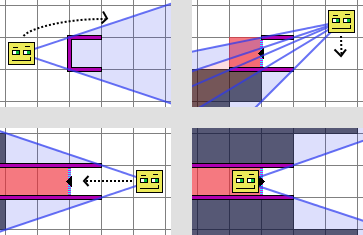
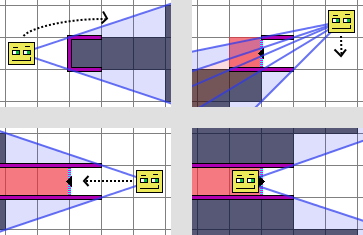
Layers edited between the first and the second 363 x 235 image:
painted on "Ex2 Shadow Tiles" over bbox(72, 5, 171, 102)
